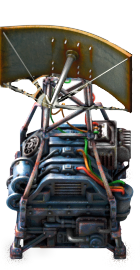
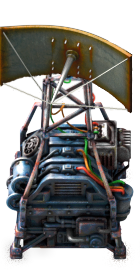
Layered file, before and after one edit (140px x 270px). Changes by layer:
added layer "smooth wire" above "wire" over [2, 75, 128, 111]
renamed "hr-radar.png" to "dish", painted on it over [0, 73, 129, 112]
